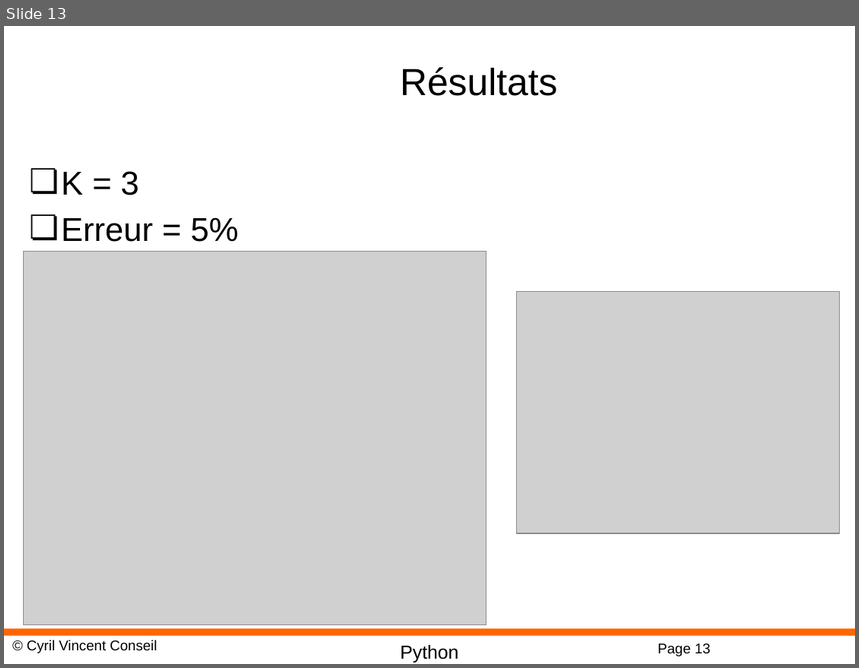
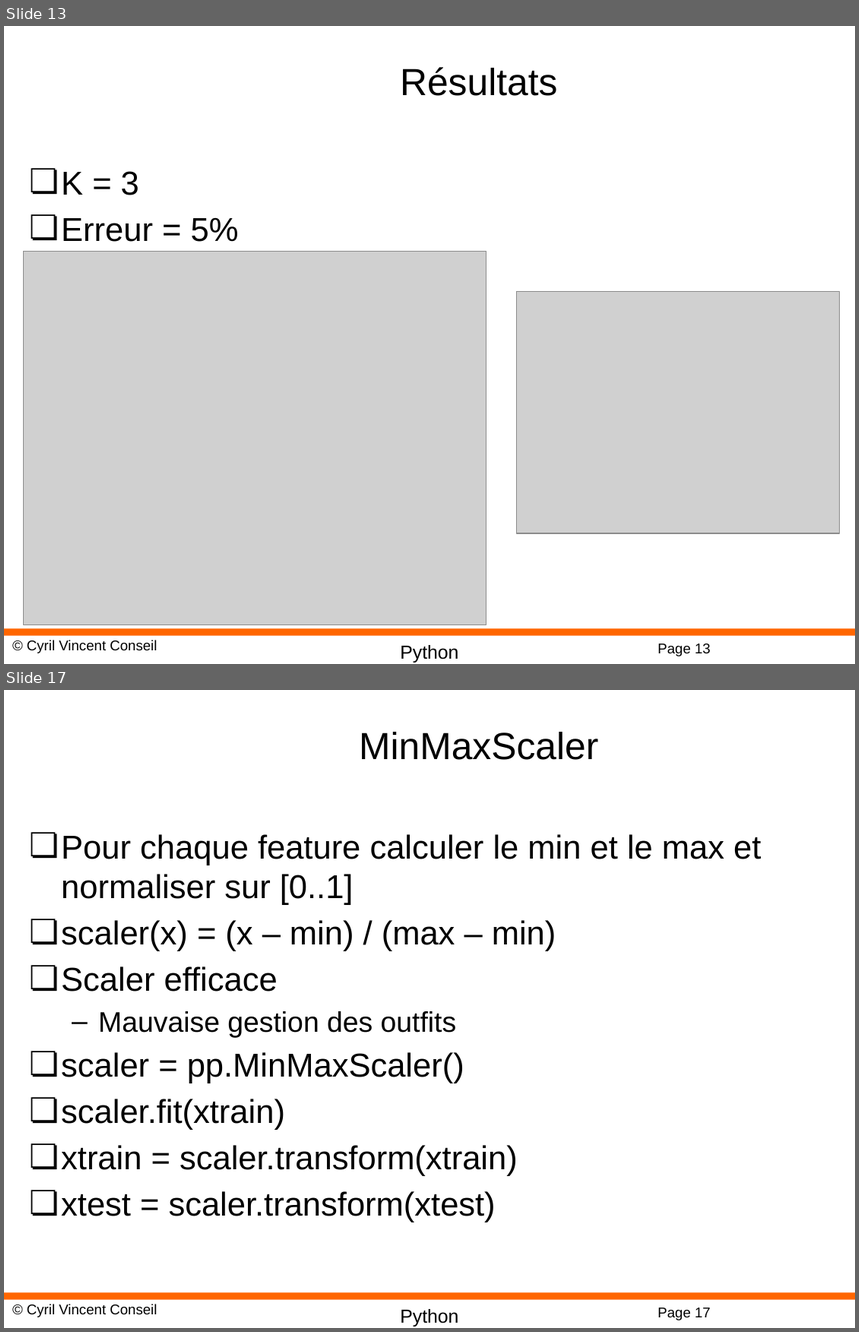
Before and after one commit to cyrilvincent/ML, a slide deck: PPT/MachineLearning14-KNN.pptx. Shown one above the other, each under a label of ours: slide 13 before the commit, slides 13 and 17 after it; the slides between them are not shown. The pictures are 859x668 and 859x1332 pixels, drawn with LibreOffice and Linux fonts; fonts in the diff are those of the drawing; grey boxes stand for pictures; background and template pictures are left out. Boxes give left, top, right and bottom in pixels: in the first picture for what was removed or moved away, otherwise in the second. Text is boxed around its words. In the diff, an @@ line names an element or a change of style, - is before the commit and + after.

```diff
--- a/PPT/MachineLearning14-KNN.pptx
+++ b/PPT/MachineLearning14-KNN.pptx
@@ slide 17 added at <box>4,690,855,1328</box>, background #FFFFFF; not listed: 4 template elements that a slide beside it also shows @@
@@ title added at <box>359,732,598,760</box>, 32 pt, text #000000 @@
+MinMaxScaler
@@ text added at <box>61,834,761,1223</box>, 28 pt, text #000000 @@
+❏ Pour chaque feature calculer le min et le max et normaliser sur [0..1]
+❏ scaler(x) = (x – min) / (max – min)
+❏ Scaler efficace
+  – Mauvaise gestion des outfits
+❏ scaler = pp.MinMaxScaler()
+❏ scaler.fit(xtrain)
+❏ xtrain = scaler.transform(xtrain)
+❏ xtest = scaler.transform(xtest)
```
Also in this commit, not shown: 12 other slides added, 2 other files.
